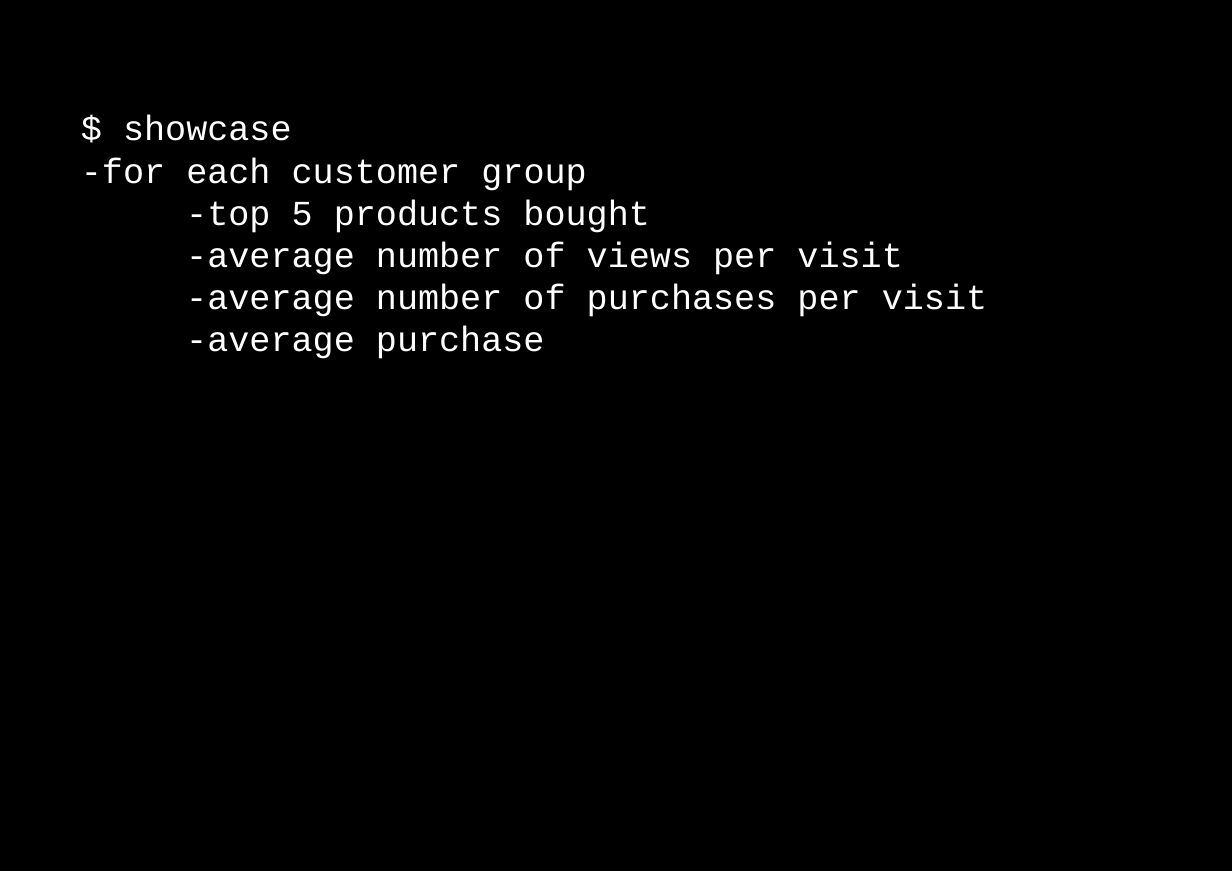
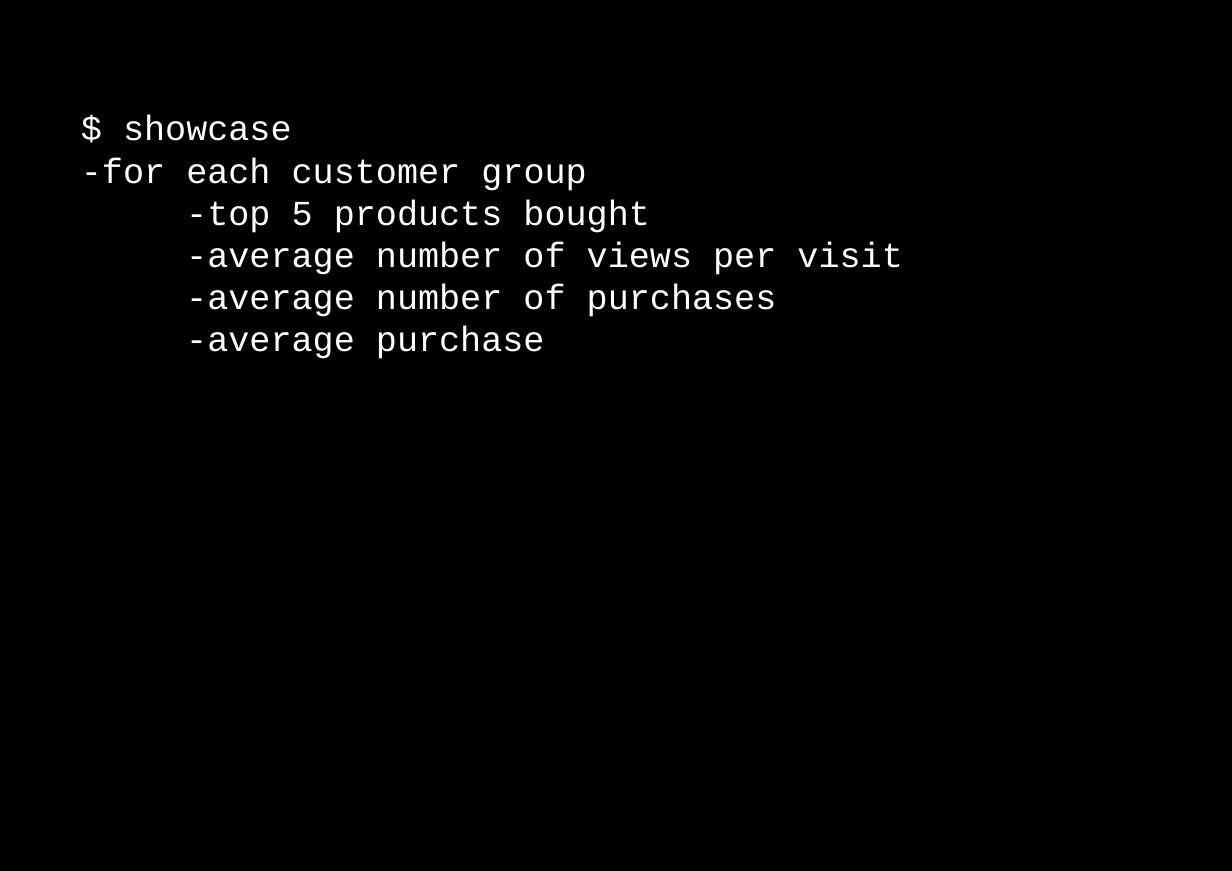
Before and after one commit to dzamurovic/coding-serbia-2014, a slide deck: slide 7 of coding-serbia.pptx. Drawn at 1232x871 pixels with LibreOffice and Linux fonts; fonts in the diff are those of the drawing. Boxes give left, top, right and bottom in pixels: in the first picture for what was removed or moved away, otherwise in the second. Text is boxed around its words. In the diff, an @@ line names an element or a change of style, - is before the commit and + after.

Commit message:
Working on presentation.

```diff
--- a/coding-serbia.pptx
+++ b/coding-serbia.pptx
@@ text in rectangle at [186,284,777,317]: text changed @@
--average number of purchases per visit
+-average number of purchases
```
Also in this commit, not shown: 1 other slide changed, 1 slide added.
